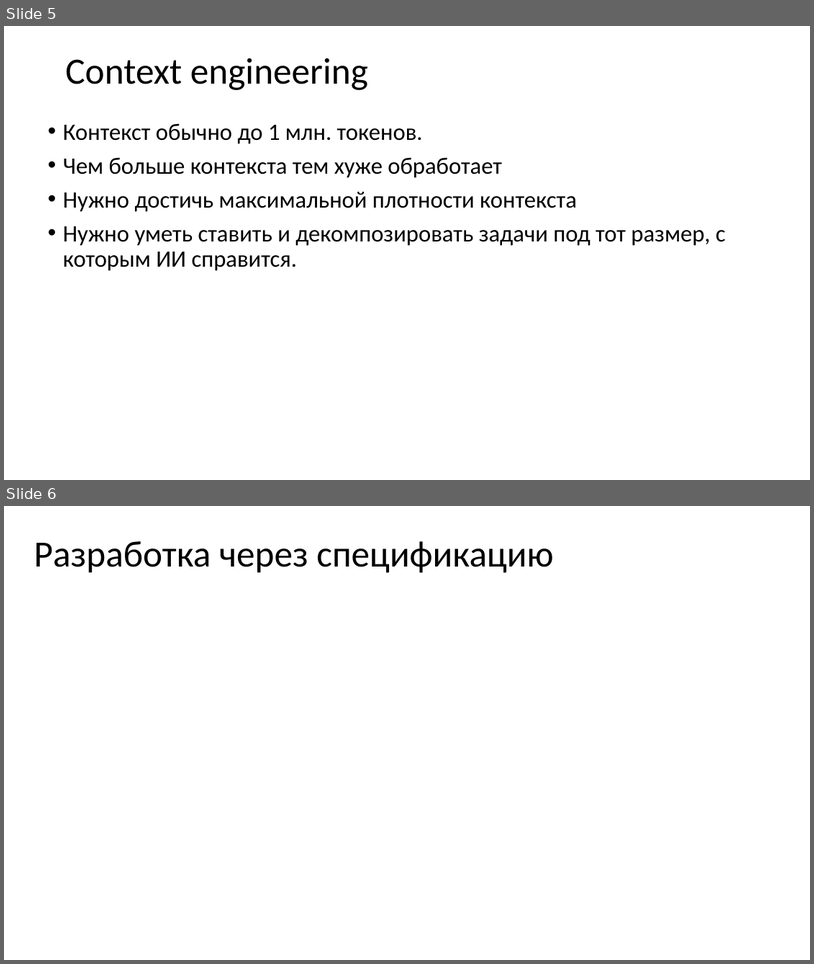
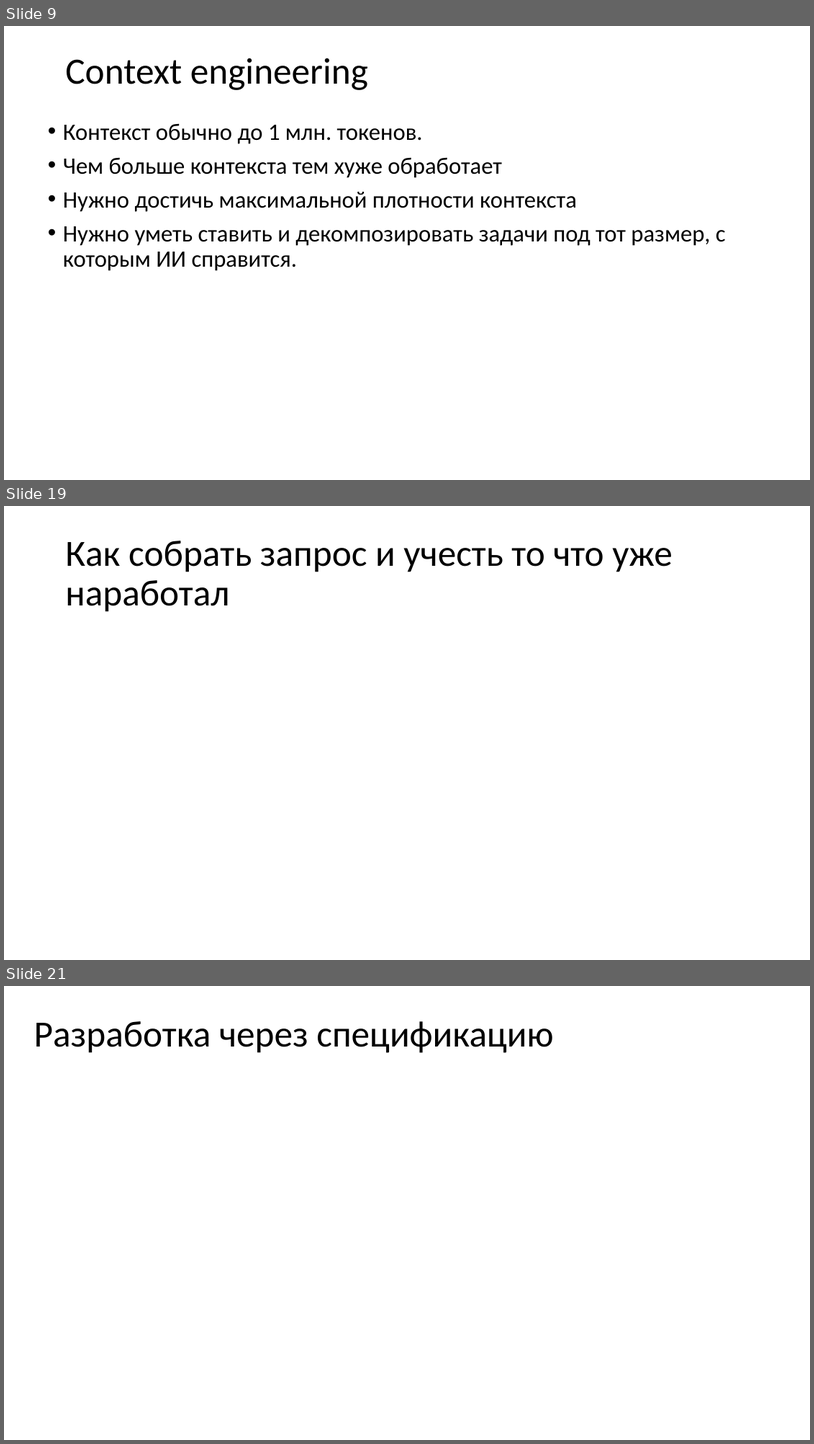
Before and after one commit to MVRonkin/MLSystemDesignCourse, a slide deck: 2026/agentic work.pptx. Shown one above the other, each under a label of ours: slides 5 and 6 before the commit, slides 9, 19 and 21 after it; the slides between them are not shown. The pictures are 814x964 and 814x1444 pixels, drawn with LibreOffice and Linux fonts; fonts in the diff are those of the drawing. Boxes give left, top, right and bottom in pixels: in the first picture for what was removed or moved away, otherwise in the second. Text is boxed around its words. In the diff, an @@ line names an element or a change of style, - is before the commit and + after.

```diff
--- a/2026/agentic work.pptx
+++ b/2026/agentic work.pptx
@@ slide 19 added at (x1=4, y1=506, x2=810, y2=960), background #FFFFFF @@
@@ title added at (x1=65, y1=541, x2=673, y2=612), 44 pt, text #000000 @@
+Как собрать запрос и учесть то что уже наработал
@@ what was slide 5 is now slide 9 @@
@@ what was slide 6 is now slide 21 @@
```
Also in this commit, not shown: 2 slides changed, 15 other slides added.
